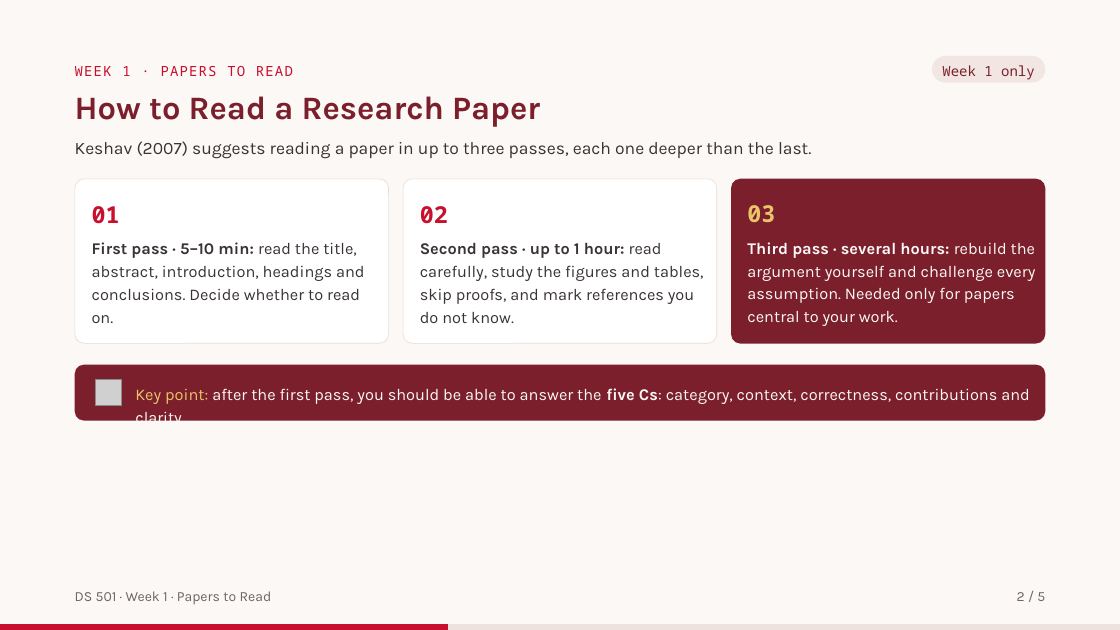
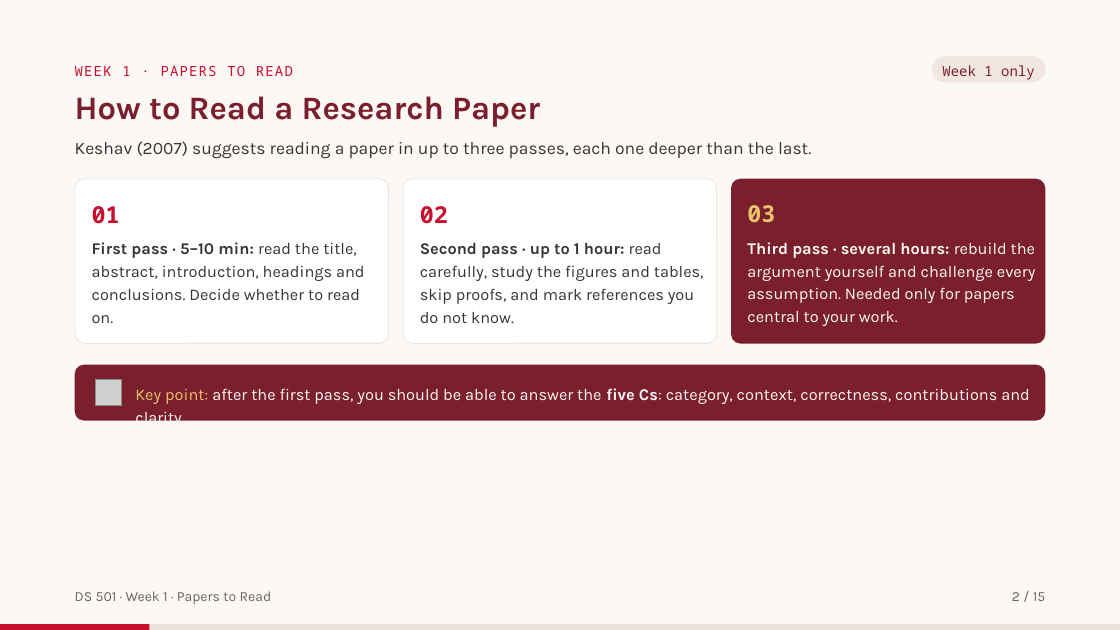
Before and after one commit to afnhsn-ibu/ds501, a slide deck: slide 65 of docs/slides/DS501_W01_What_Is_Data_Science.pptx. Drawn at 1120x630 pixels with LibreOffice and Linux fonts; fonts in the diff are those of the drawing; grey boxes stand for pictures. Boxes give left, top, right and bottom in pixels: in the first picture for what was removed or moved away, otherwise in the second. Text is boxed around its words. In the diff, an @@ line names an element or a change of style, - is before the commit and + after.

Commit message:
Add reading summaries to the week 1-3 decks
Two slides per paper in each deck's Papers to Read section:
week 1 Donoho, Breiman, Tukey, Cleveland, Davenport & Patil;
week 2 Wirth & Hipp, Provost & Fawcett, Fayyad et al., Martinez-Plumed et al., Sculley et al.;
week 3 Wickham, Gebru et al., Wilkinson et al., Broman & Woo.

```diff
--- a/docs/slides/DS501_W01_What_Is_Data_Science.pptx
+++ b/docs/slides/DS501_W01_What_Is_Data_Science.pptx
@@ text at box(1012, 592, 1045, 601): text changed @@
-2 / 5
+2 / 15
@@ rectangle: place and size @@
-rectangle at box(0, 624, 448, 630)
+rectangle at box(0, 624, 150, 630)
```
Also in this commit, not shown: 3 other slides changed, 10 slides added, 20 other files.
